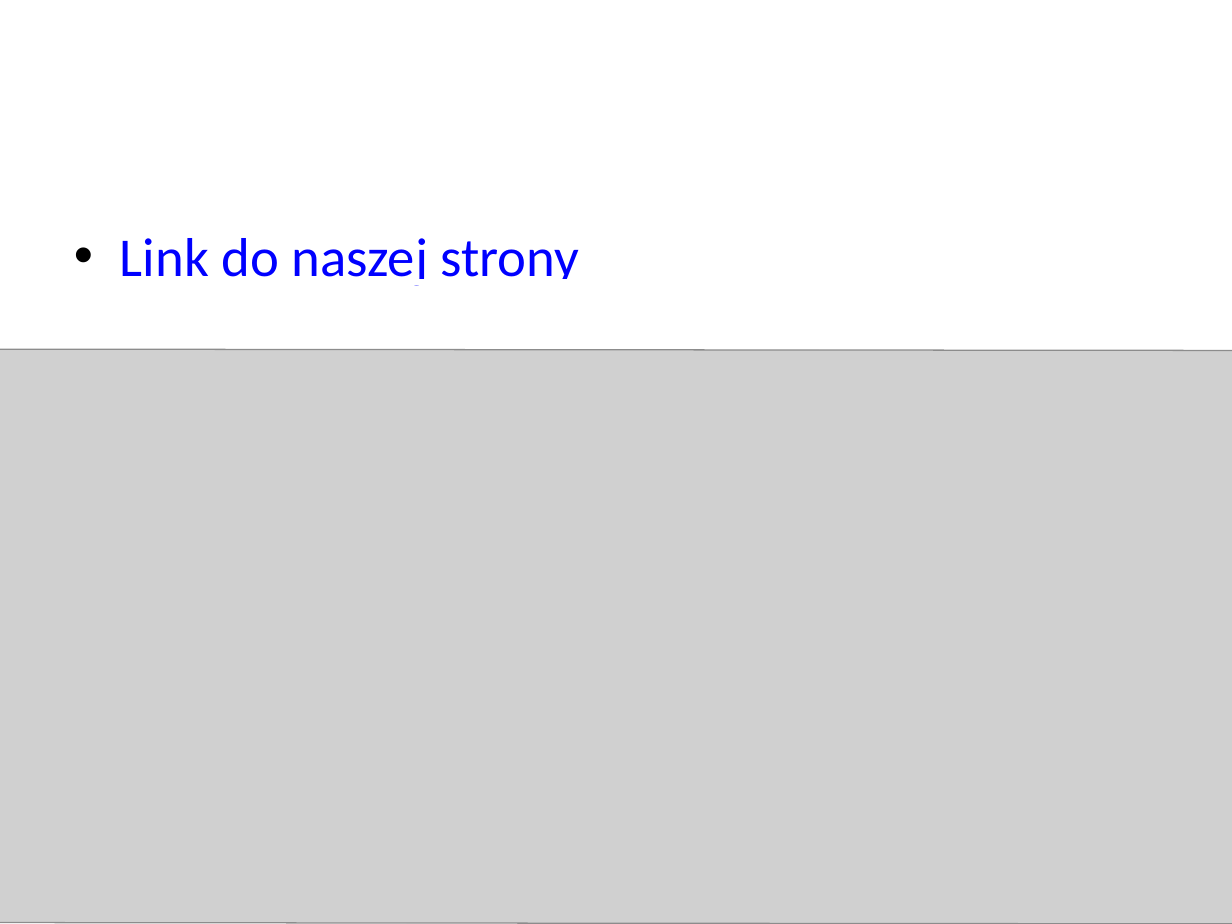
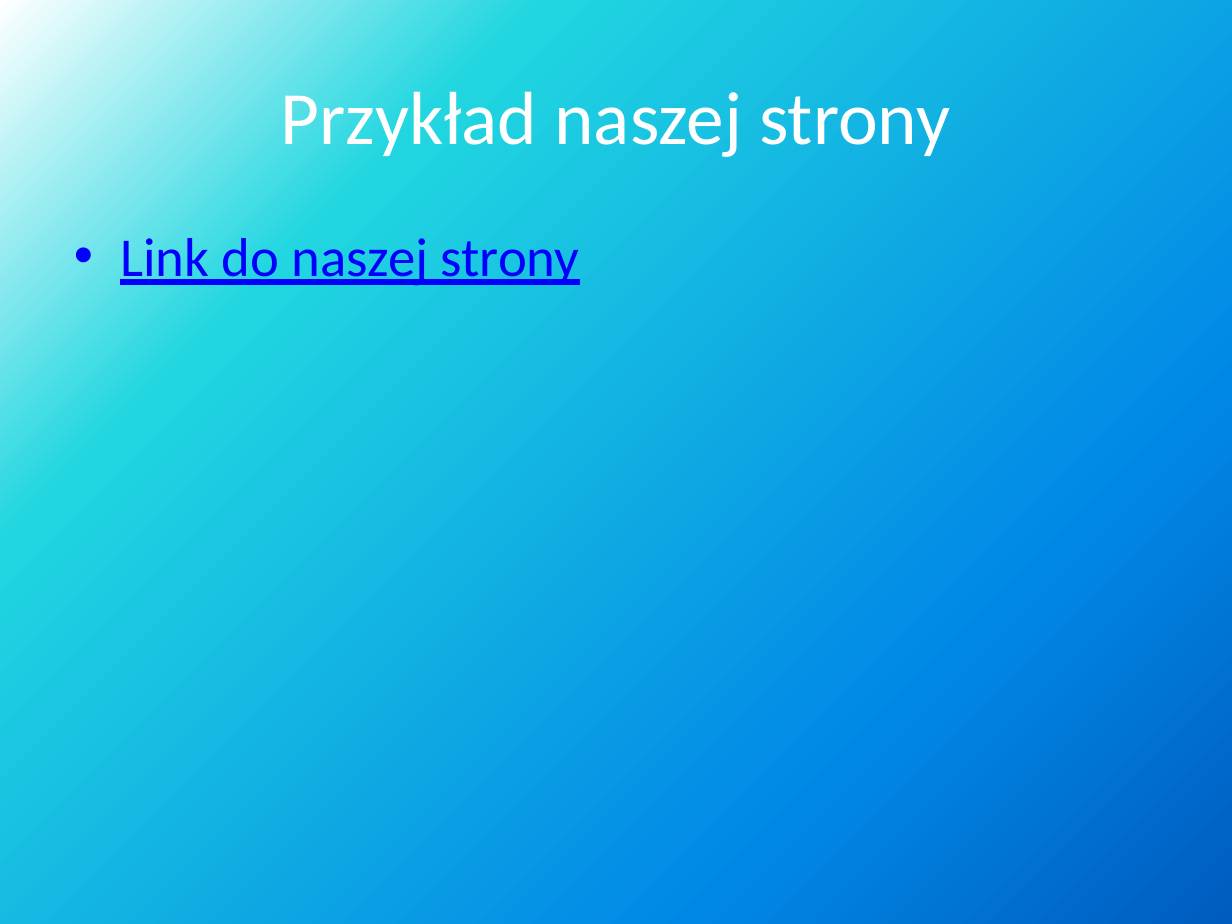
Before and after one commit to BKS-project/shop, a slide deck: slide 5 of Inżyniera-Oprogramowania-kopia 2.pptx. Drawn at 1232x924 pixels with LibreOffice and Linux fonts; fonts in the diff are those of the drawing; grey boxes stand for pictures. Boxes give left, top, right and bottom in pixels: in the first picture for what was removed or moved away, otherwise in the second. Text is boxed around its words. In the diff, an @@ line names an element or a change of style, - is before the commit and + after.

```diff
--- a/Inżyniera-Oprogramowania-kopia 2.pptx
+++ b/Inżyniera-Oprogramowania-kopia 2.pptx
@@ background #FFFFFF to gradient #FFFFFF to #21D6E0 to #0087E6 to #005CBF @@
@@ title added at (x1=281, y1=81, x2=950, y2=157), 44 pt, text #FFFFFF @@
+Przykład naszej strony
@@ text "Link do naszej strony" at (x1=120, y1=238, x2=580, y2=286): indent changed; more space between paragraphs @@
@@ picture removed at (x1=0, y1=349, x2=1232, y2=924) @@
```
Also in this commit, not shown: 12 other slides changed, 1 slide added, 1 slide removed, 1 other file.
